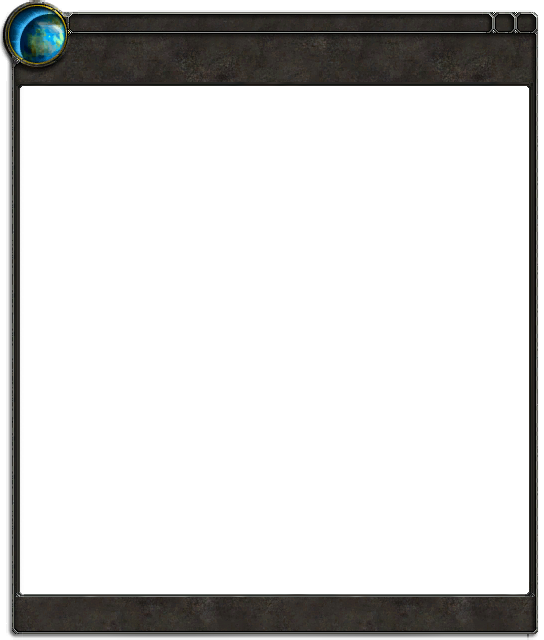
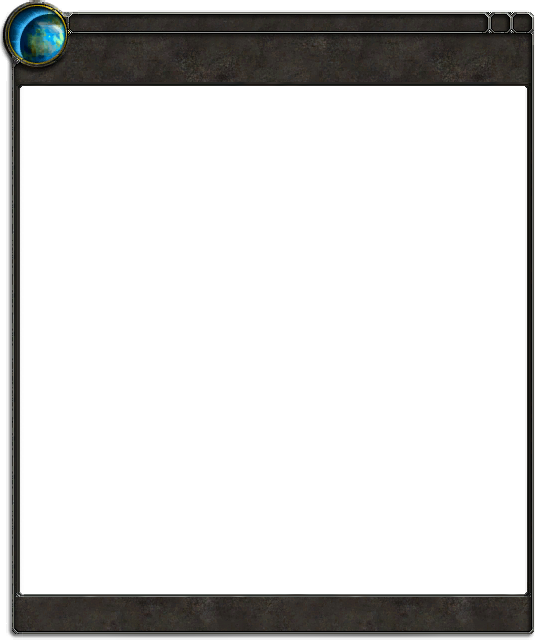
Layered file, before and after one edit (544x640). Changes by layer:
painted on "New frame copy" over [234, 10, 539, 640]
